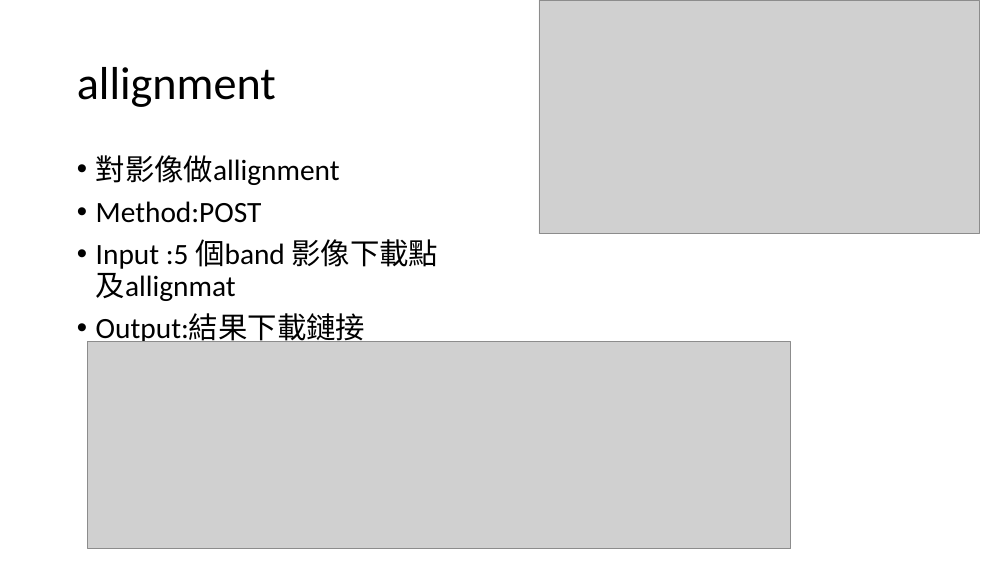
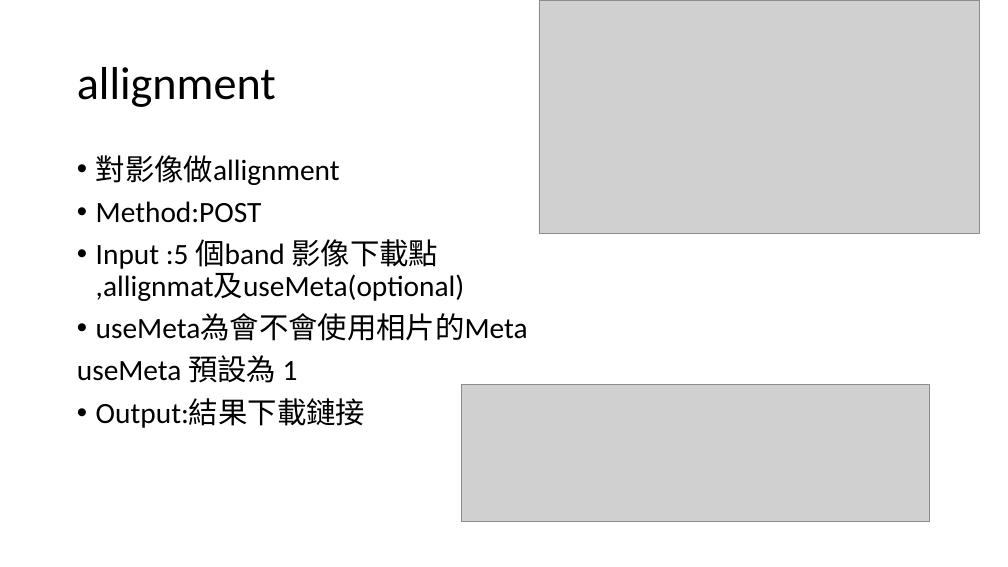
Before and after one commit to hongping1224/MicasenseMX30API, a slide deck: slide 4 of MicasenseMX30API.pptx. Drawn at 1008x567 pixels with LibreOffice and Linux fonts; fonts in the diff are those of the drawing; grey boxes stand for pictures. Boxes give left, top, right and bottom in pixels: in the first picture for what was removed or moved away, otherwise in the second. Text is boxed around its words. In the diff, an @@ line names an element or a change of style, - is before the commit and + after.

```diff
--- a/MicasenseMX30API.pptx
+++ b/MicasenseMX30API.pptx
@@ text at (x1=77, y1=239, x2=528, y2=383): text changed @@
-• Input :5 個band 影像下載點
-  及allignmat
+• Input :5 個band 影像下載點
+  ,allignmat及useMeta(optional)
+• useMeta為會不會使用相片的Meta
+useMeta 預設為 1
@@ picture resized from (x1=88, y1=342, x2=791, y2=549) to (x1=462, y1=384, x2=930, y2=522) @@
```
Also in this commit, not shown: 2 other slides changed, 4 slides added, 15 other files.
